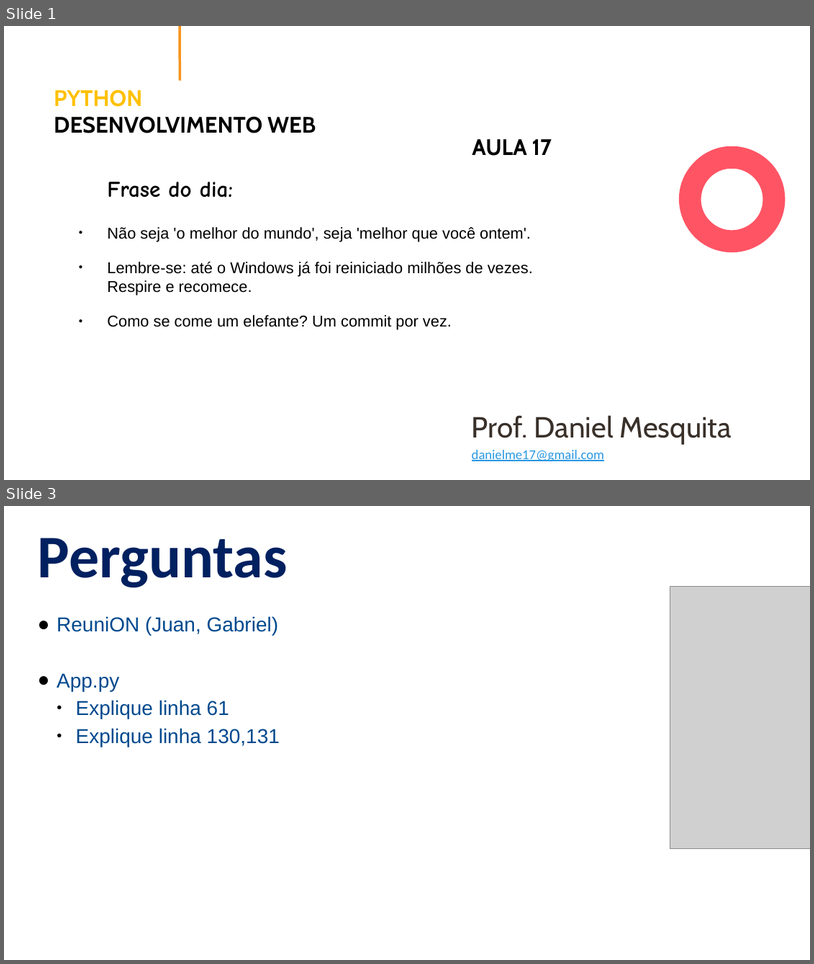
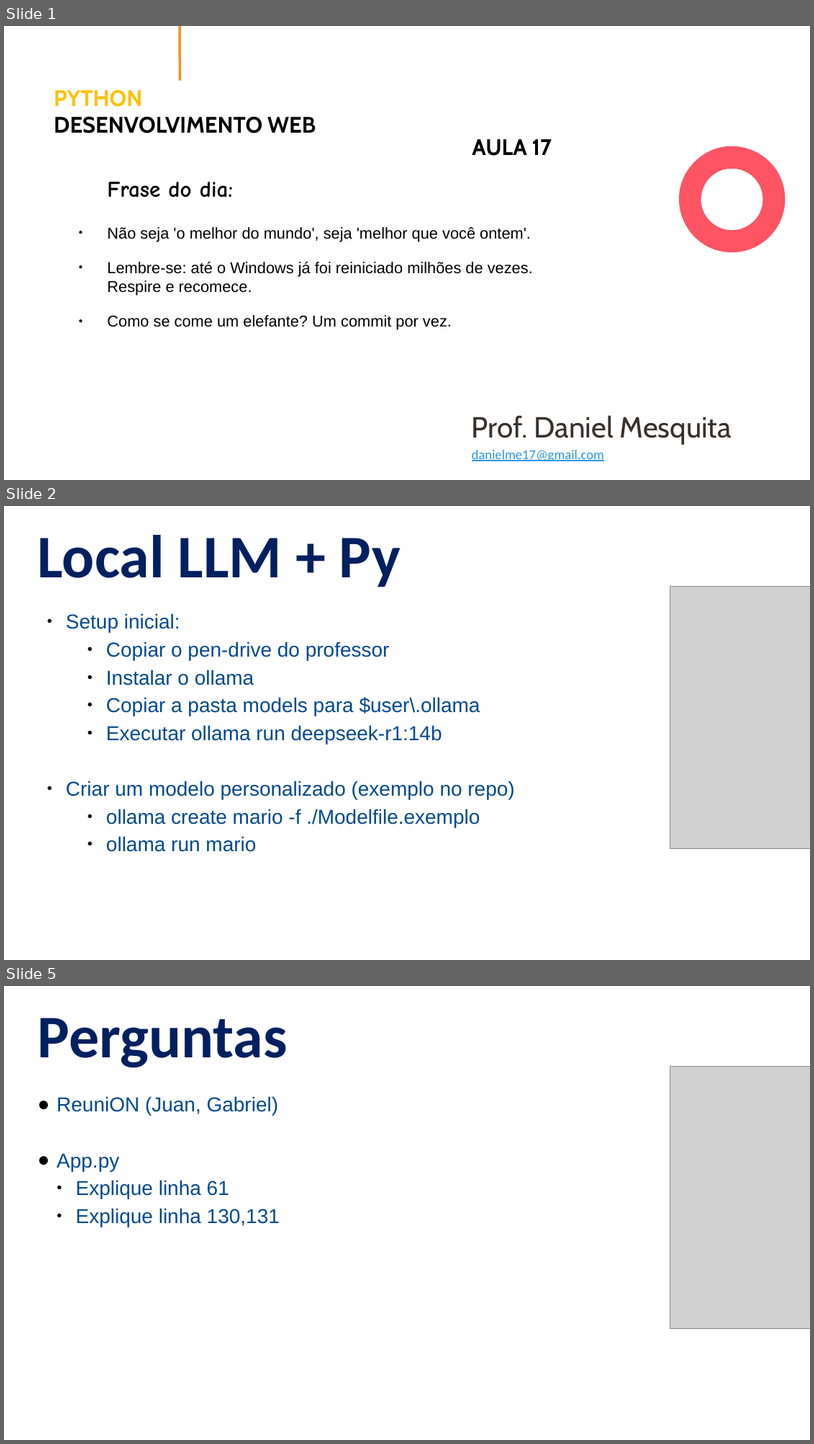
Before and after one commit to NaturalCoder/PY2, a slide deck: aula17/Aula17.pptx. Shown one above the other, each under a label of ours: slides 1 and 3 before the commit, slides 1, 2 and 5 after it; the slides between them are not shown. The pictures are 814x964 and 814x1444 pixels, drawn with LibreOffice and Linux fonts; fonts in the diff are those of the drawing; grey boxes stand for pictures. Boxes give left, top, right and bottom in pixels: in the first picture for what was removed or moved away, otherwise in the second. Text is boxed around its words. In the diff, an @@ line names an element or a change of style, - is before the commit and + after.

```diff
--- a/aula17/Aula17.pptx
+++ b/aula17/Aula17.pptx
@@ slide 2 added at <box>4,506,810,960</box>, background #FFFFFF @@
@@ text added at <box>38,535,401,587</box>, 54 pt, text #002060, bold @@
+Local LLM + Py
@@ picture added at <box>671,587,810,849</box> @@
@@ text added at <box>66,613,514,852</box>, 18 pt, text #01498E @@
+  ● Setup inicial:
+    ● Copiar o pen-drive do professor
+    ● Instalar o ollama
+    ● Copiar a pasta models para $user\.ollama
+    ● Executar ollama run deepseek-r1:14b
+  ● Criar um modelo personalizado (exemplo no repo)
+    ● ollama create mario -f ./Modelfile.exemplo
+    ● ollama run mario
@@ what was slide 3 is now slide 5 @@
```
Also in this commit, not shown: 1 slide changed, 1 other slide added, 1 other file.
